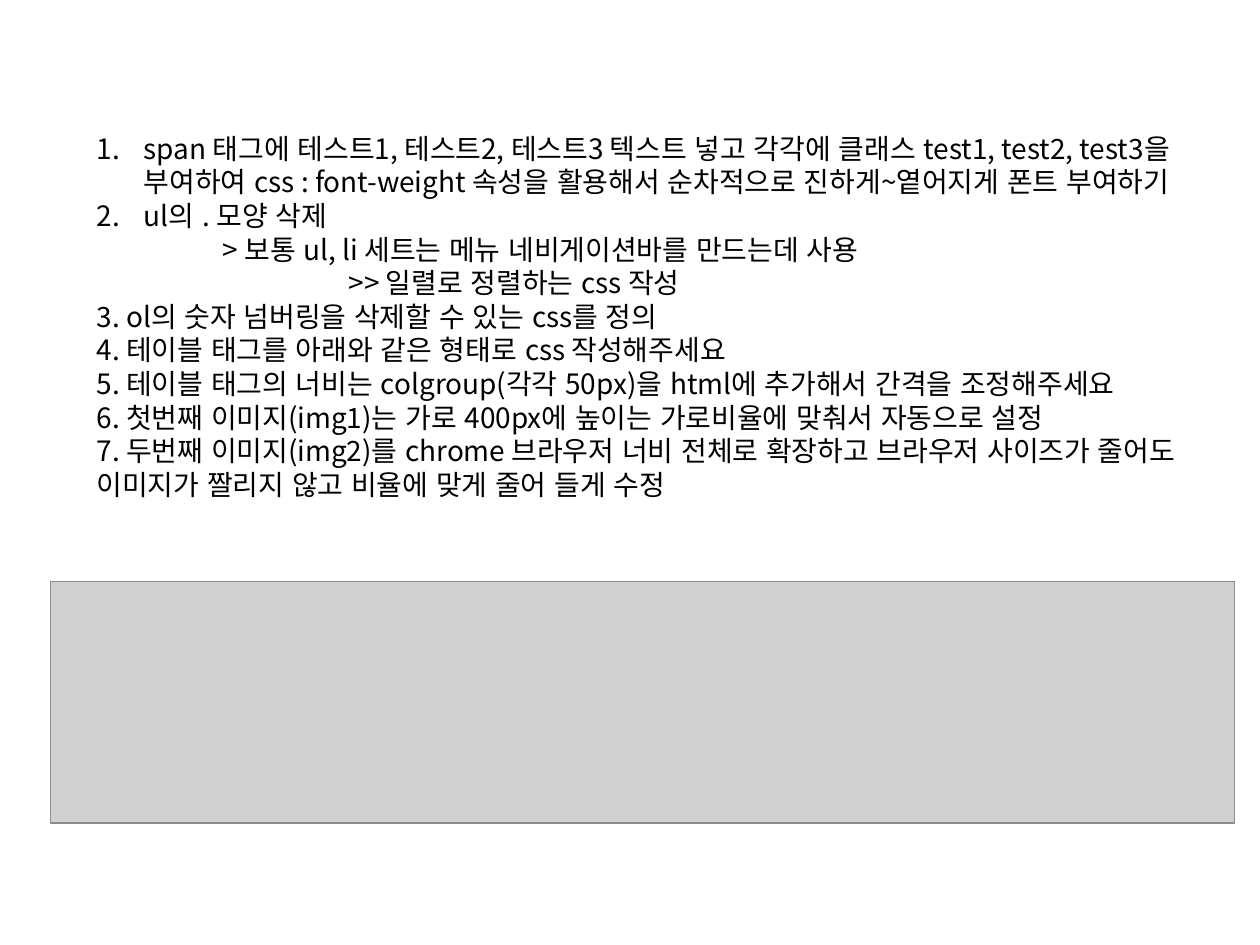
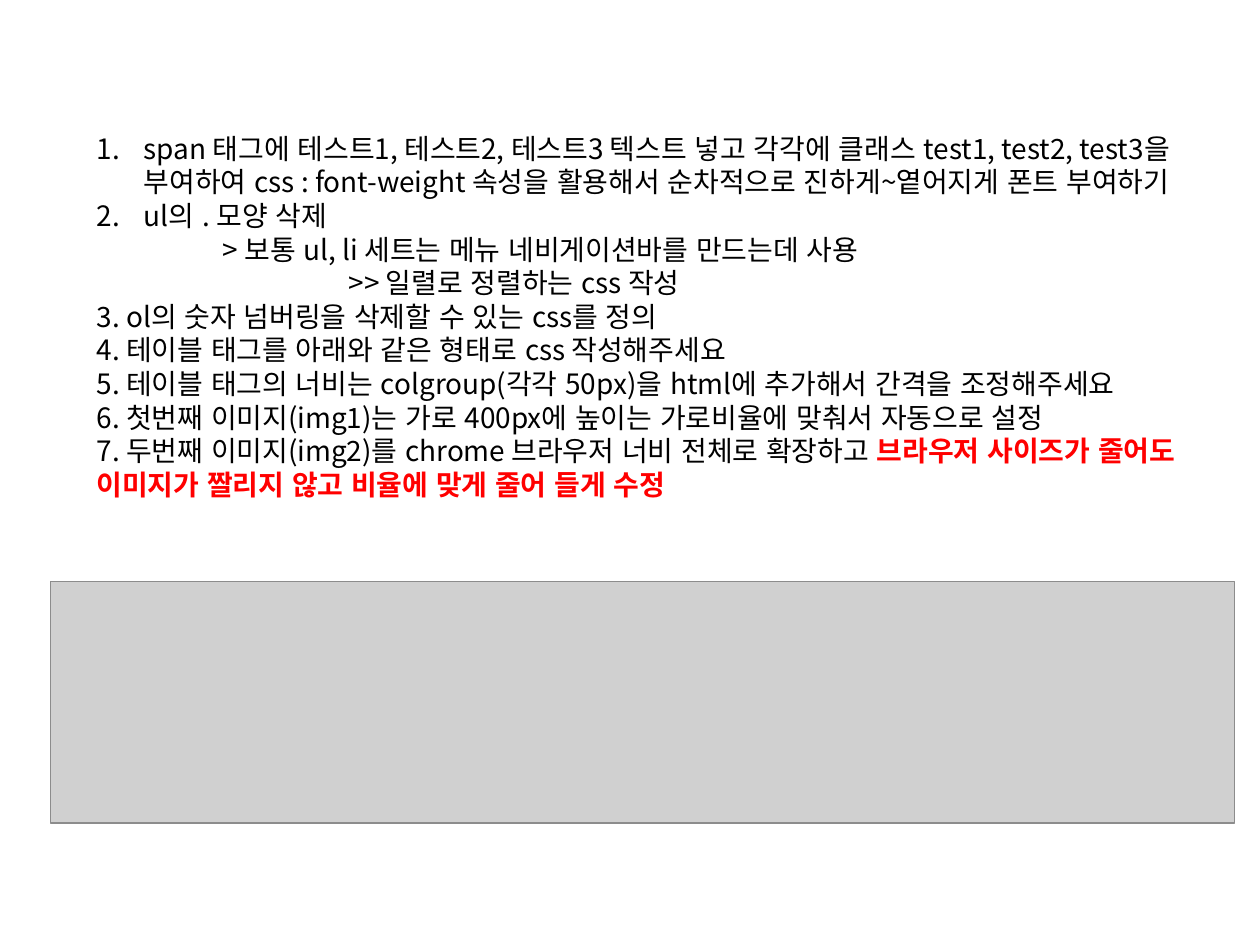
Before and after one commit to daehoshin/hjw, a slide deck: slide 1 of 03. homework/hw02/doc/hw02.pptx. Drawn at 1260x945 pixels with LibreOffice and Linux fonts; fonts in the diff are those of the drawing; grey boxes stand for pictures. Boxes give left, top, right and bottom in pixels: in the first picture for what was removed or moved away, otherwise in the second. Text is boxed around its words. In the diff, an @@ line names an element or a change of style, - is before the commit and + after.

```diff
--- a/03. homework/hw02/doc/hw02.pptx
+++ b/03. homework/hw02/doc/hw02.pptx
@@ text at (97,433,1175,498): text colour #000000 to #FF0000, bold on in "브라우저 사이즈가 줄어도 이미지가 짤리지 않고 비율에 ..." @@
```
Also in this commit, not shown: 4 other files.
